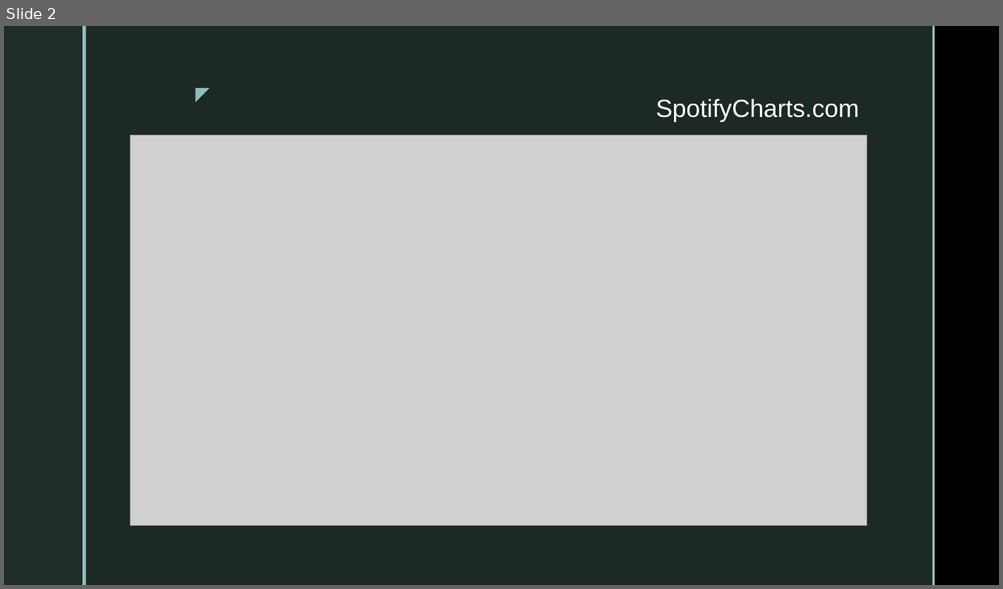
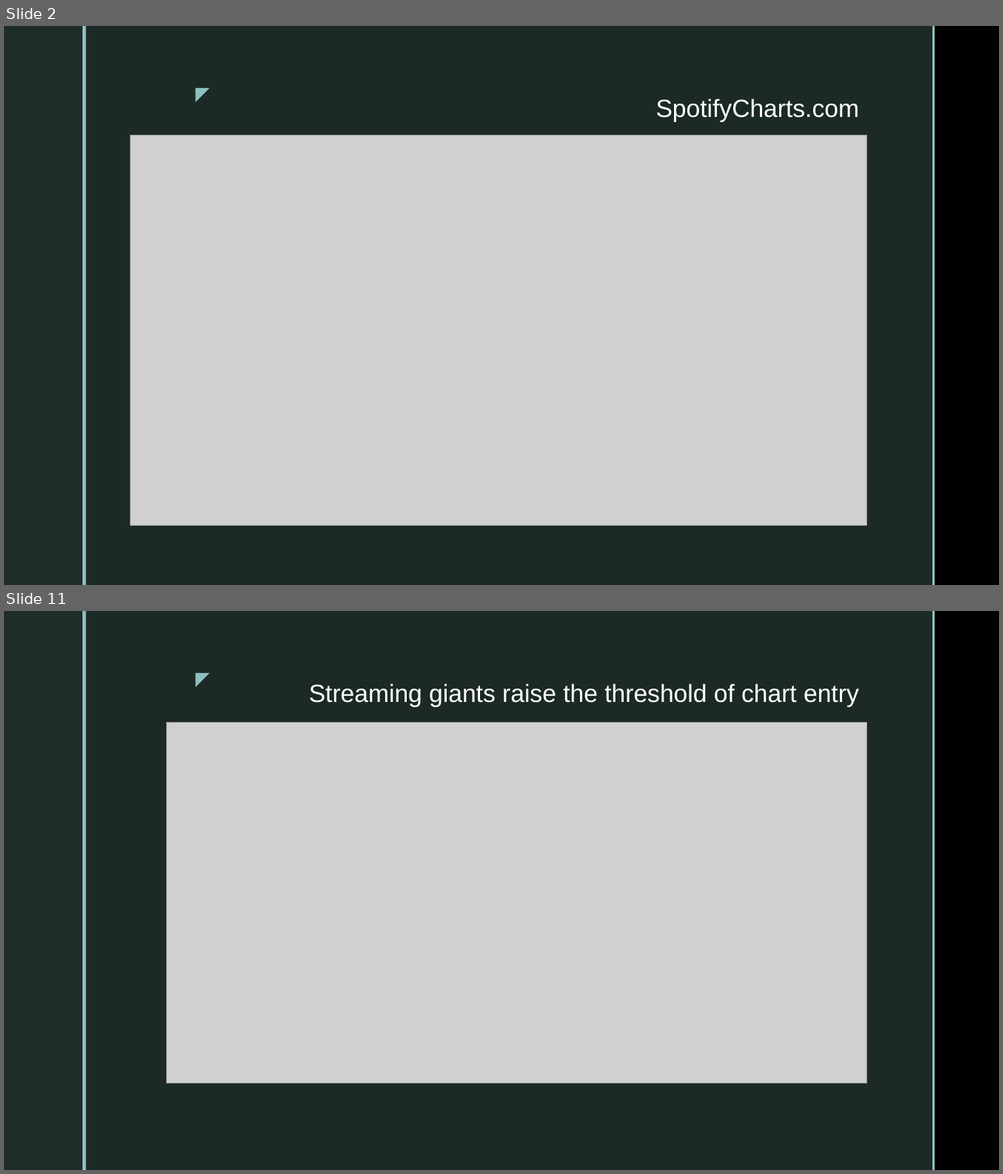
Before and after one commit to dynacao/streaming_spotify, a slide deck: presentation_spotify_YC.pptx. Shown one above the other, each under a label of ours: slide 2 before the commit, slides 2 and 11 after it; the slides between them are not shown. The pictures are 1003x589 and 1003x1174 pixels, drawn with LibreOffice and Linux fonts; fonts in the diff are those of the drawing; grey boxes stand for pictures; background and template pictures are left out. Boxes give left, top, right and bottom in pixels: in the first picture for what was removed or moved away, otherwise in the second. Text is boxed around its words. In the diff, an @@ line names an element or a change of style, - is before the commit and + after.

```diff
--- a/presentation_spotify_YC.pptx
+++ b/presentation_spotify_YC.pptx
@@ slide 11 added at box(4, 611, 999, 1170), background picture (left out); not listed: 5 template elements that a slide beside it also shows @@
@@ title added at box(309, 684, 859, 707), 24 pt, text #FFFFFF @@
+Streaming giants raise the threshold of chart entry
@@ picture added at box(166, 723, 867, 1084) @@
```
Also in this commit, not shown: 4 slides changed, 7 other slides added, 2 slides removed, 1 other file.
